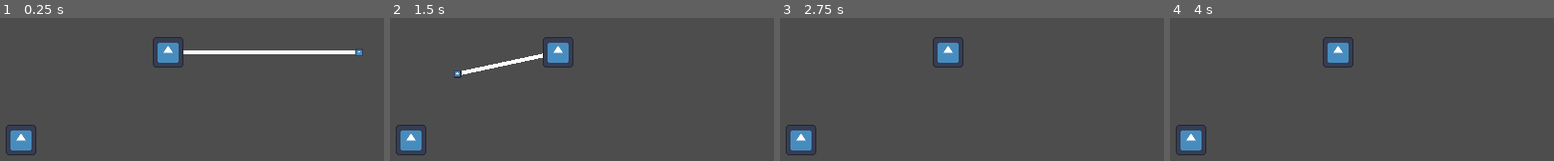
Above: before the commit, frames 1-4 (left to right).
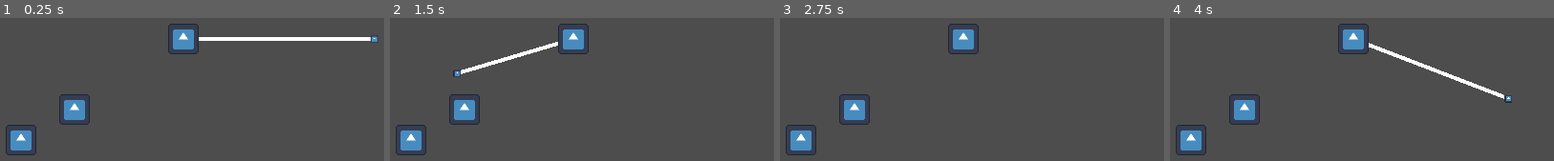
Above: after the commit, the same moments.

Repository: Deathofmatrix/BitterSails_GameJam
Game: Godot game, scene res://main.tscn
Two runs of this game, one before a commit and one after it. Both use one fixed random seed, a clock stepped at 60 frames per second and the inputs below. The engine's default icon, where the game draws it, is replaced by a stand-in: a white triangle on a blue panel in a dark square.
Inputs (mouse positions are in pixels of both pictures, inside the frame that each line leads up to):
- Up to frame 1 (0.25 s): no input
- Up to frame 2 (1.5 s): tap Enter at 0.5 s; move the mouse to (708, 40) at 0.52 s; click (708, 40) at 0.67 s; tap Space at 1.25 s; move the mouse to (451, 75) at 1.27 s; click (451, 75) at 1.42 s
- Up to frame 3 (2.75 s): tap Enter at 2 s; move the mouse to (outside the picture) at 2.02 s; click (outside the picture) at 2.17 s
- Up to frame 4 (4 s): tap Space at 2.75 s; move the mouse to (1323, 126) at 2.77 s; click (1323, 126) at 2.92 s; tap Enter at 3.5 s; move the mouse to (1538, 109) at 3.52 s; click (1538, 109) at 3.67 s

The runs differ from the first frame. In frame 1, 5.2% of the frame differs, in the area x 15-99%, y 4-75%; in frame 2, 3.7%; in frame 3, 2.7%; in frame 4, 3.8%.

Commit message:
added tile placement

Diff:
--- a/main.tscn
+++ b/main.tscn
@@ -5,8 +5,11 @@
 
 [node name="Main" type="Node2D"]
 
-[node name="Raft" parent="." instance=ExtResource("1_gxhuv")]
-position = Vector2(152, 87)
+[node name="Player" parent="." instance=ExtResource("1_gxhuv")]
+position = Vector2(160, 80)
 
 [node name="Tile" parent="." groups=["loose_tiles"] instance=ExtResource("2_8xhxs")]
 position = Vector2(75, 133)
+
+[node name="Tile2" parent="." groups=["loose_tiles"] instance=ExtResource("2_8xhxs")]
+position = Vector2(103, 117)
--- a/player_state_machine/player.gd
+++ b/player_state_machine/player.gd
@@ -1,14 +1,12 @@
 class_name Player
 extends Node2D
 
-@onready
-var animations = $animations
+var current_tile: StaticBody2D
 
-@onready
-var fishing_line = $fishing_line
-
-@onready
-var state_machine = $state_machine
+@onready var connected_tiles = $connected_tiles
+@onready var animations = $animations
+@onready var fishing_line = $fishing_line
+@onready var state_machine = $state_machine
 
 func _ready() -> void:
 	# Initialize the state machine, passing a reference of the player to the states,
--- a/player_state_machine/player.tscn
+++ b/player_state_machine/player.tscn
@@ -35,7 +35,9 @@
 scale = Vector2(0.03125, 0.03125)
 texture = ExtResource("2_hra73")
 
-[node name="Tile" parent="." groups=["connected_tile"] instance=ExtResource("2_h35jj")]
+[node name="connected_tiles" type="Node2D" parent="."]
+
+[node name="Tile" parent="connected_tiles" groups=["connected_tile"] instance=ExtResource("2_h35jj")]
 
 [node name="state_machine" type="Node" parent="." node_paths=PackedStringArray("starting_state")]
 script = ExtResource("5_7jhmu")
@@ -49,11 +51,13 @@
 script = ExtResource("7_e8ii4")
 reel_in_state = NodePath("../reel_in")
 
-[node name="reel_in" type="Node" parent="state_machine" node_paths=PackedStringArray("place_tile_state")]
+[node name="reel_in" type="Node" parent="state_machine" node_paths=PackedStringArray("place_tile_state", "idle_state")]
 script = ExtResource("8_ixfny")
 place_tile_state = NodePath("../place_tile")
+idle_state = NodePath("../idle")
 
-[node name="place_tile" type="Node" parent="state_machine"]
+[node name="place_tile" type="Node" parent="state_machine" node_paths=PackedStringArray("idle_state")]
 script = ExtResource("9_dkkgx")
+idle_state = NodePath("../idle")
 
 [connection signal="body_entered" from="fishing_line/FishingHook" to="." method="_on_fishing_hook_body_entered"]
--- a/player_state_machine/state_machine.gd
+++ b/player_state_machine/state_machine.gd
@@ -1,7 +1,6 @@
 extends Node
 
-@export
-var starting_state: State
+@export var starting_state: State
 
 var current_state: State
 
@@ -14,7 +13,7 @@
 	# Initialize to the default state
 	change_state(starting_state)
 
-# Change to the new state by first calling any exit logic on the current state.
+
 func change_state(new_state: State) -> void:
 	if current_state:
 		current_state.exit()
@@ -22,23 +21,25 @@
 	current_state = new_state
 	current_state.enter()
 
-# Pass through functions for the Player to call,
-# handling state changes as needed.
+
 func process_physics(delta: float) -> void:
 	var new_state = current_state.process_physics(delta)
 	if new_state:
 		change_state(new_state)
+
 
 func process_input(event: InputEvent) -> void:
 	var new_state = current_state.process_input(event)
 	if new_state:
 		change_state(new_state)
 
+
 func process_frame(delta: float) -> void:
 	var new_state = current_state.process_frame(delta)
 	if new_state:
 		change_state(new_state)
 
+
 func fishing_hook_body_entered(body) -> void:
 	var new_state = current_state.fishing_hook_body_entered(body)
 	if new_state:
--- a/player_state_machine/states/place_tile.gd
+++ b/player_state_machine/states/place_tile.gd
@@ -1 +1,26 @@
 extends State
+
+@export var idle_state: State
+
+func process_input(event: InputEvent) -> State:
+	if event is InputEventMouseButton:
+		if event.button_index == MOUSE_BUTTON_LEFT and event.pressed:
+			print("clicked")
+			parent.current_tile.reparent(parent.connected_tiles)
+			parent.current_tile.add_to_group("connected_tile")
+			parent.current_tile.remove_from_group("loose_tiles")
+			return idle_state
+
+	return null
+
+
+func process_frame(delta: float) -> State:
+
+
+	return null
+
+
+func process_physics(delta: float) -> State:
+	parent.current_tile.position = parent.get_global_mouse_position().snapped(Vector2(16,16))
+
+	return null
--- a/player_state_machine/states/reel_in.gd
+++ b/player_state_machine/states/reel_in.gd
@@ -1,16 +1,19 @@
 extends State
 
 @export var place_tile_state: State
+@export var idle_state: State
 
+var is_hooked: bool
 var tile_on_hook: StaticBody2D
-var is_hooked: bool
 
 func exit() -> void:
-	parent.fishing_line.set_point_position(1, Vector2.ZERO)
+	parent.fishing_line.set_point_position(1, parent.fishing_line.get_point_position(0))
 
 
 func process_frame(delta: float) -> State:
 	if parent.fishing_line.get_point_position(0).distance_to(parent.fishing_line.get_point_position(1)) <= 20:
+		if tile_on_hook == null: return idle_state
+		parent.current_tile = tile_on_hook
 		tile_on_hook = null
 		return place_tile_state
 
@@ -27,7 +30,9 @@
 
 
 func fishing_hook_body_entered(body) -> State:
+	if tile_on_hook != null: return
 	print("caught")
 	if body.is_in_group("connected_tile"): return
 	tile_on_hook = body
+
 	return null
